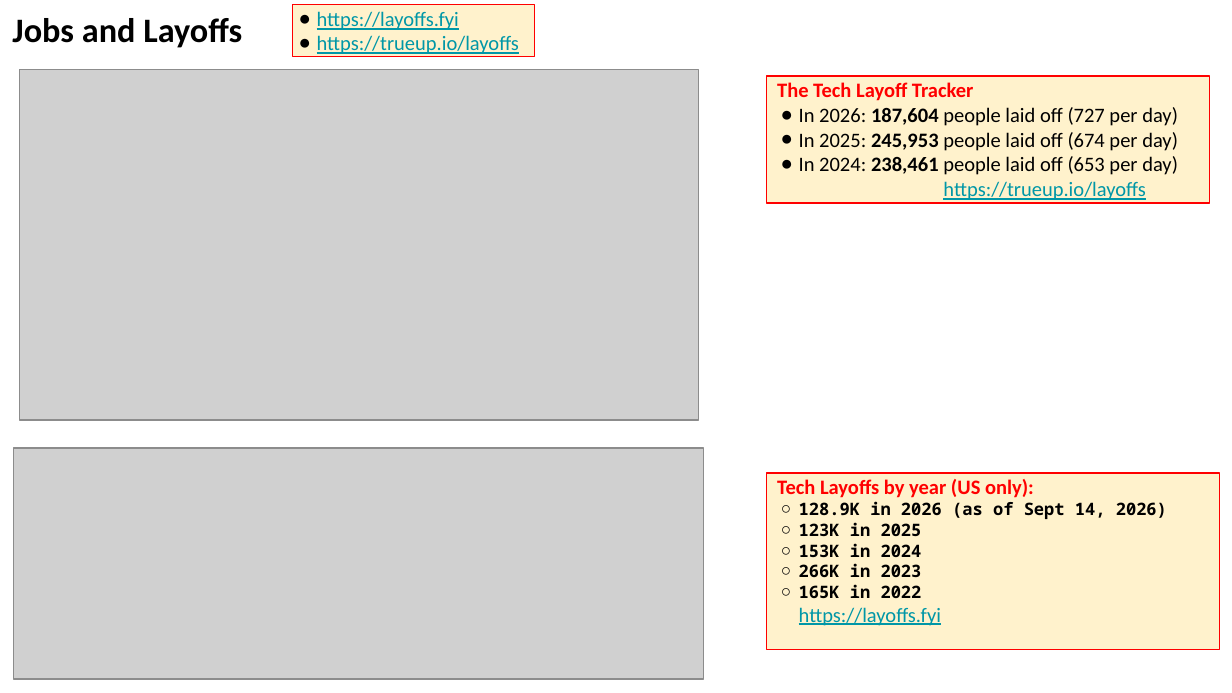
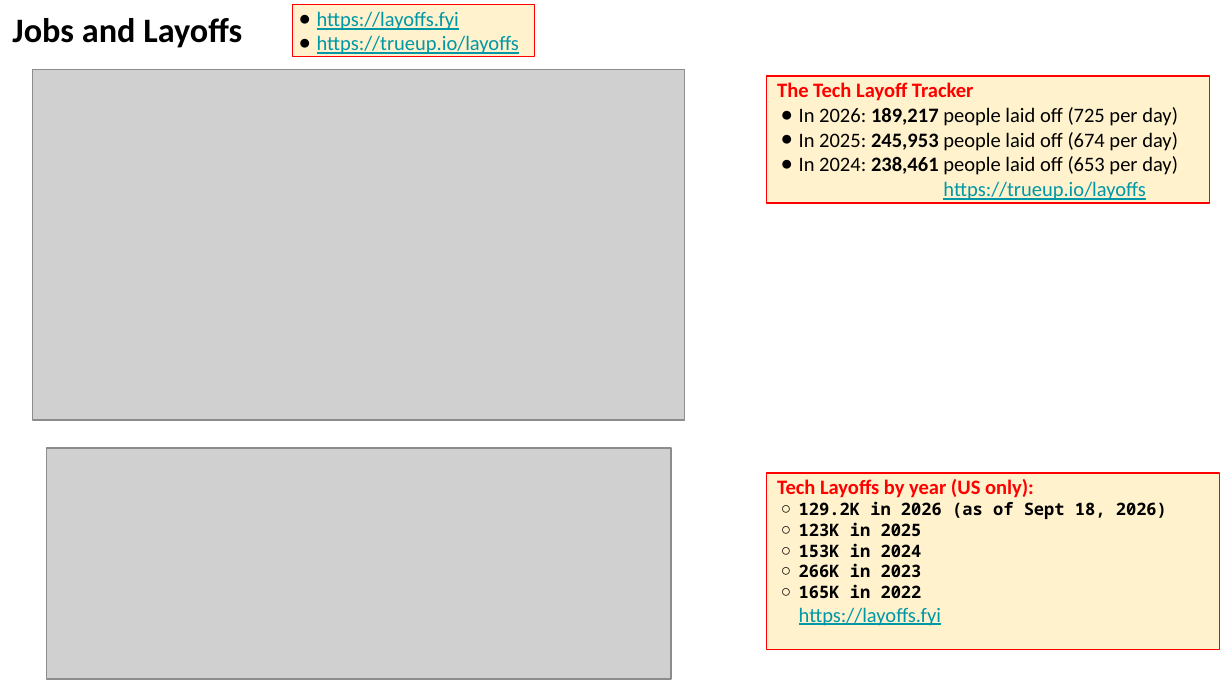
Before and after one commit to lselector/seminar, a slide deck: slide 28 of 2026/2026-09-18-AI-News.pptx (slide 25 before the commit). Drawn at 1232x693 pixels with LibreOffice and Linux fonts; fonts in the diff are those of the drawing; grey boxes stand for pictures. Boxes give left, top, right and bottom in pixels: in the first picture for what was removed or moved away, otherwise in the second. Text is boxed around its words. In the diff, an @@ line names an element or a change of style, - is before the commit and + after.

```diff
--- a/2026/2026-09-18-AI-News.pptx
+++ b/2026/2026-09-18-AI-News.pptx
@@ picture: place and size @@
-picture at (20, 70, 699, 420)
+picture at (33, 70, 685, 420)
@@ text in rectangle at (799, 107, 1178, 126): text changed @@
-● In 2026: 187,604 people laid off (727 per day)
+● In 2026: 189,217 people laid off (725 per day)
@@ picture: place and size @@
-picture at (14, 448, 703, 680)
+picture at (47, 448, 671, 680)
@@ text in rectangle at (799, 501, 1167, 519): text changed @@
-  ○ 128.9K in 2026 (as of Sept 14, 2026)
+  ○ 129.2K in 2026 (as of Sept 18, 2026)
```
Also in this commit, not shown: 7 other slides changed, 3 slides added.
